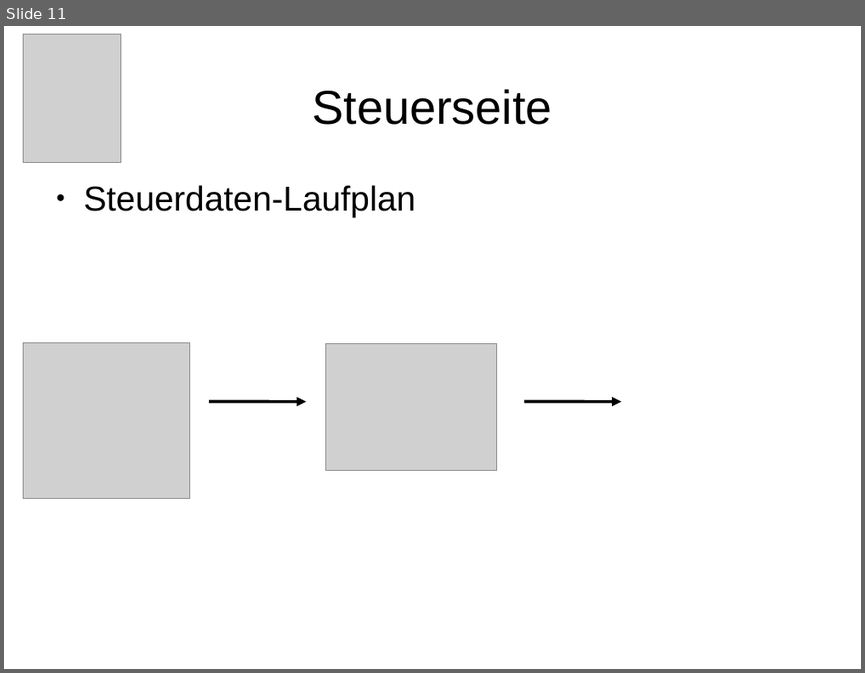
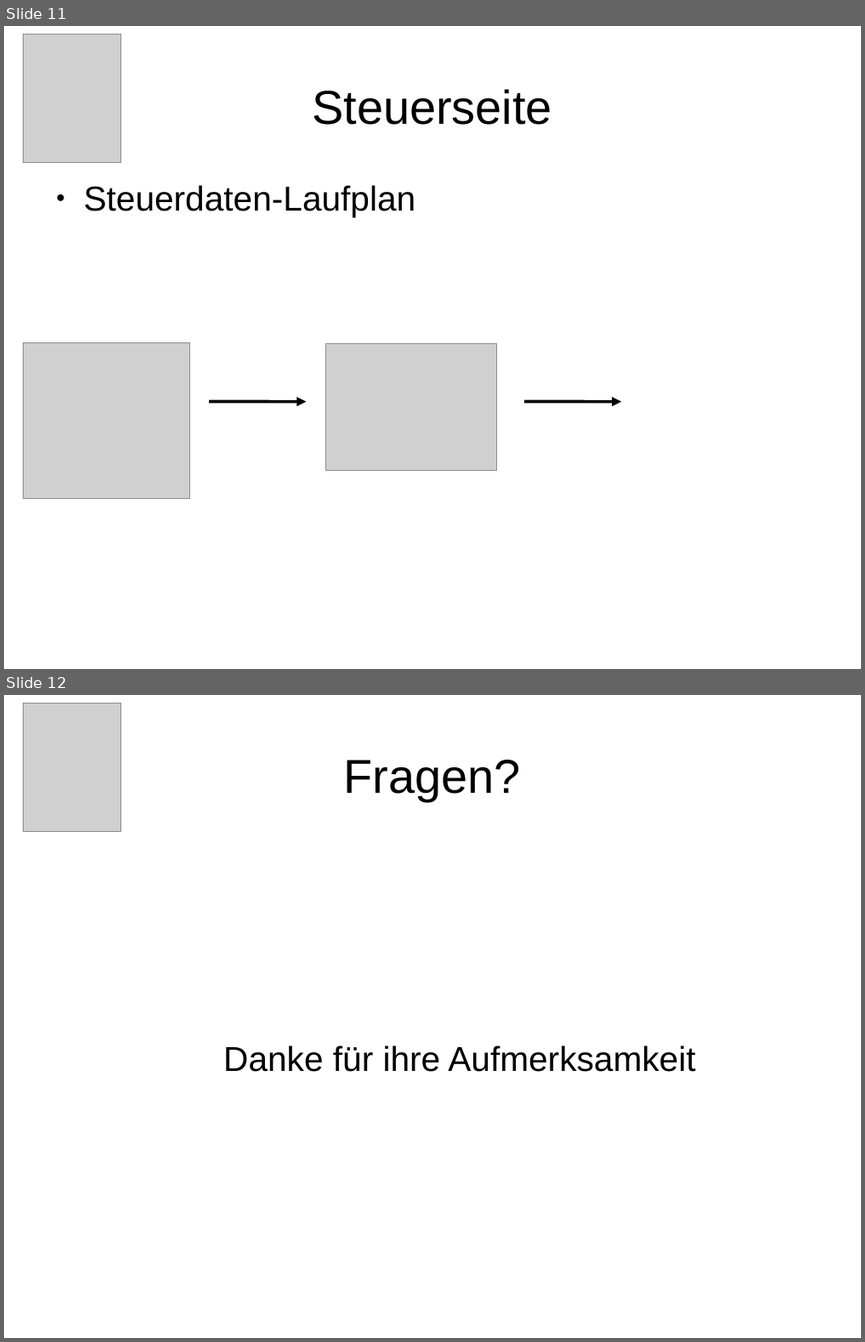
Before and after one commit to benf/car, a slide deck: documentation/presentation/presentation.odp. Shown one above the other, each under a label of ours: slide 11 before the commit, slides 11 and 12 after it. The pictures are 865x673 and 865x1342 pixels, drawn with LibreOffice and Linux fonts; fonts in the diff are those of the drawing; grey boxes stand for pictures. Boxes give left, top, right and bottom in pixels: in the first picture for what was removed or moved away, otherwise in the second. Text is boxed around its words. In the diff, an @@ line names an element or a change of style, - is before the commit and + after.

```diff
--- a/documentation/presentation/presentation.odp
+++ b/documentation/presentation/presentation.odp
@@ slide 12 added at box(4, 695, 861, 1338), background #FFFFFF @@
@@ picture added at box(23, 703, 120, 831) @@
@@ title added at box(344, 760, 521, 801), 44 pt, text #000000 @@
+Fragen?
@@ subtitle added at box(223, 1045, 695, 1072), 32 pt, text #000000 @@
+    Danke für ihre Aufmerksamkeit
```
Also in this commit, not shown: 1 other file.
